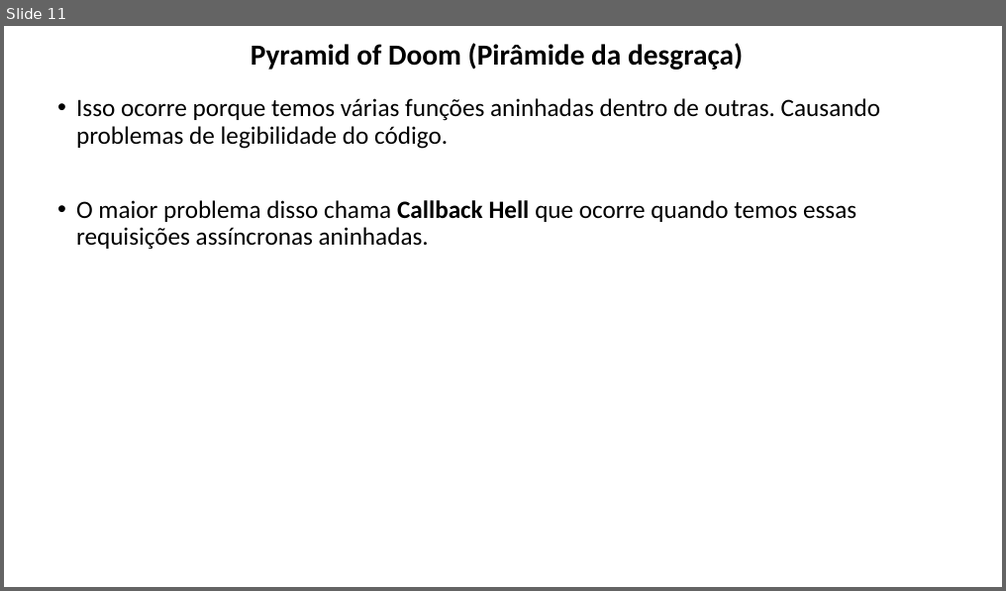
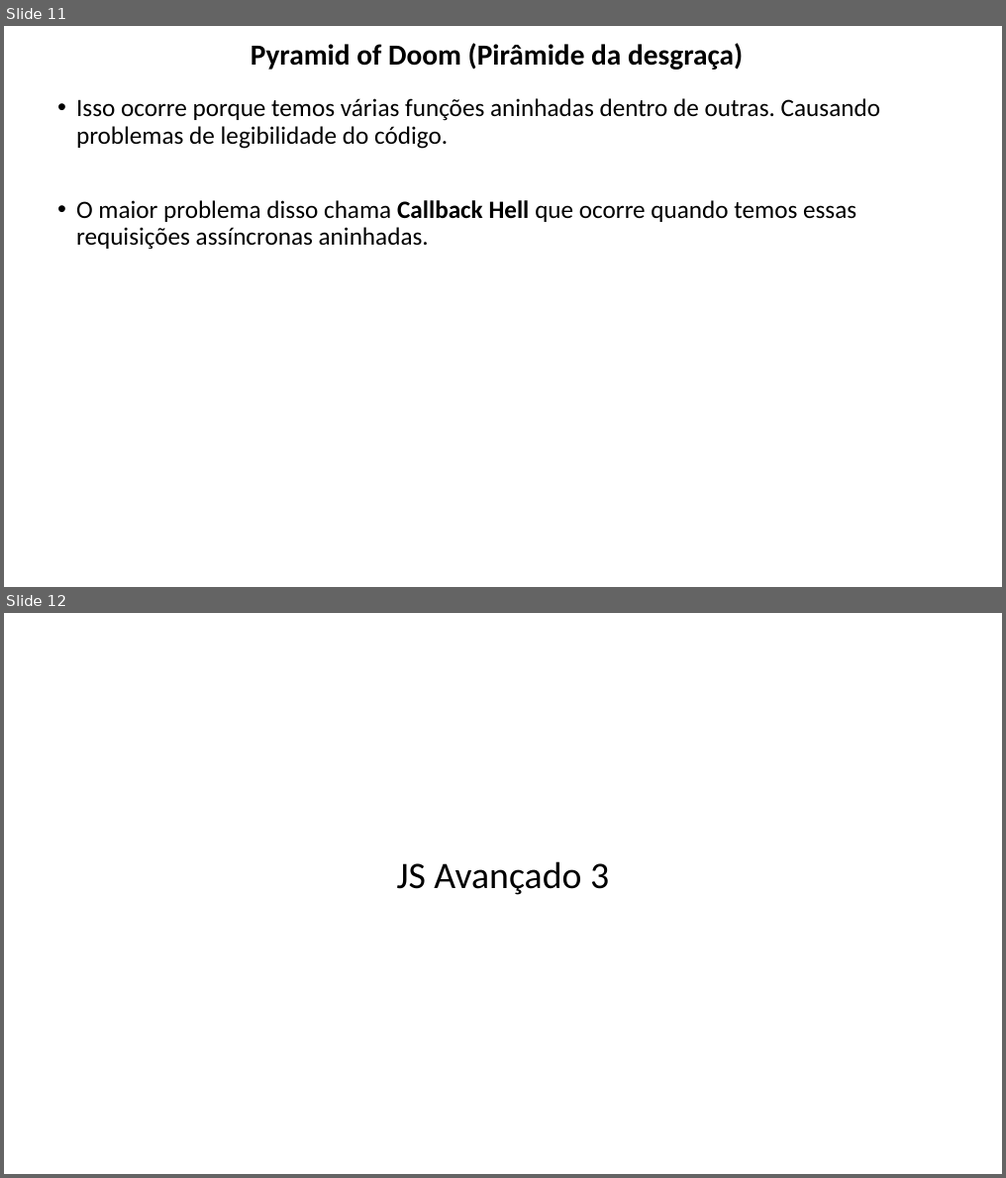
Before and after one commit to lacsousa/js-es6-oo-pp-avanc1, a slide deck: docs/JS Avançado 1-2-3-resumo.pptx. Shown one above the other, each under a label of ours: slide 11 before the commit, slides 11 and 12 after it. The pictures are 1006x591 and 1006x1178 pixels, drawn with LibreOffice and Linux fonts; fonts in the diff are those of the drawing. Boxes give left, top, right and bottom in pixels: in the first picture for what was removed or moved away, otherwise in the second. Text is boxed around its words. In the diff, an @@ line names an element or a change of style, - is before the commit and + after.

```diff
--- a/docs/JS Avançado 1-2-3-resumo.pptx
+++ b/docs/JS Avançado 1-2-3-resumo.pptx
@@ slide 12 added at (4,613,1002,1174), background #FFFFFF @@
@@ title added at (397,861,609,895), 36 pt, text #000000 @@
+JS Avançado 3
```
Also in this commit, not shown: 1 slide changed, 4 other slides added, 3 other files.
